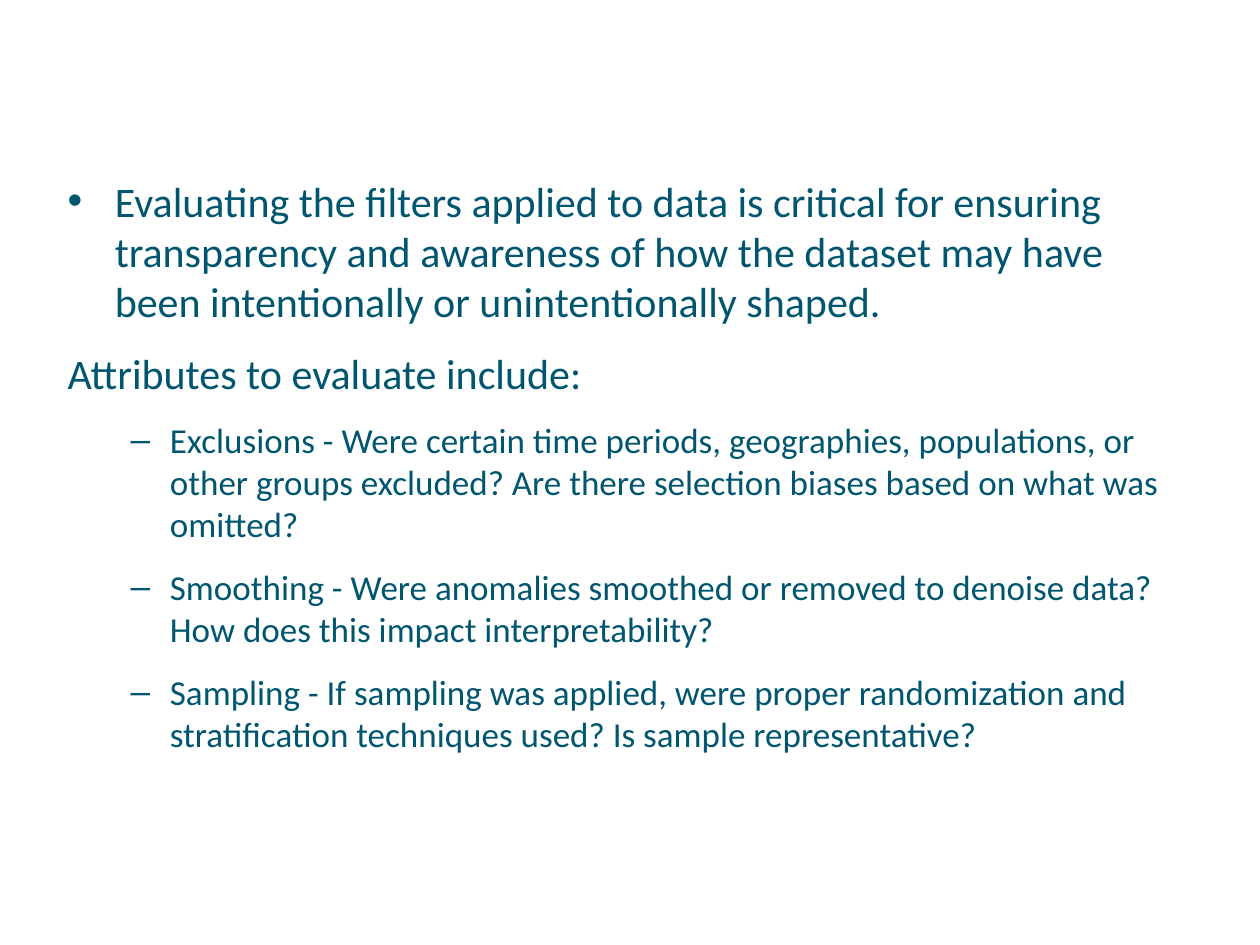
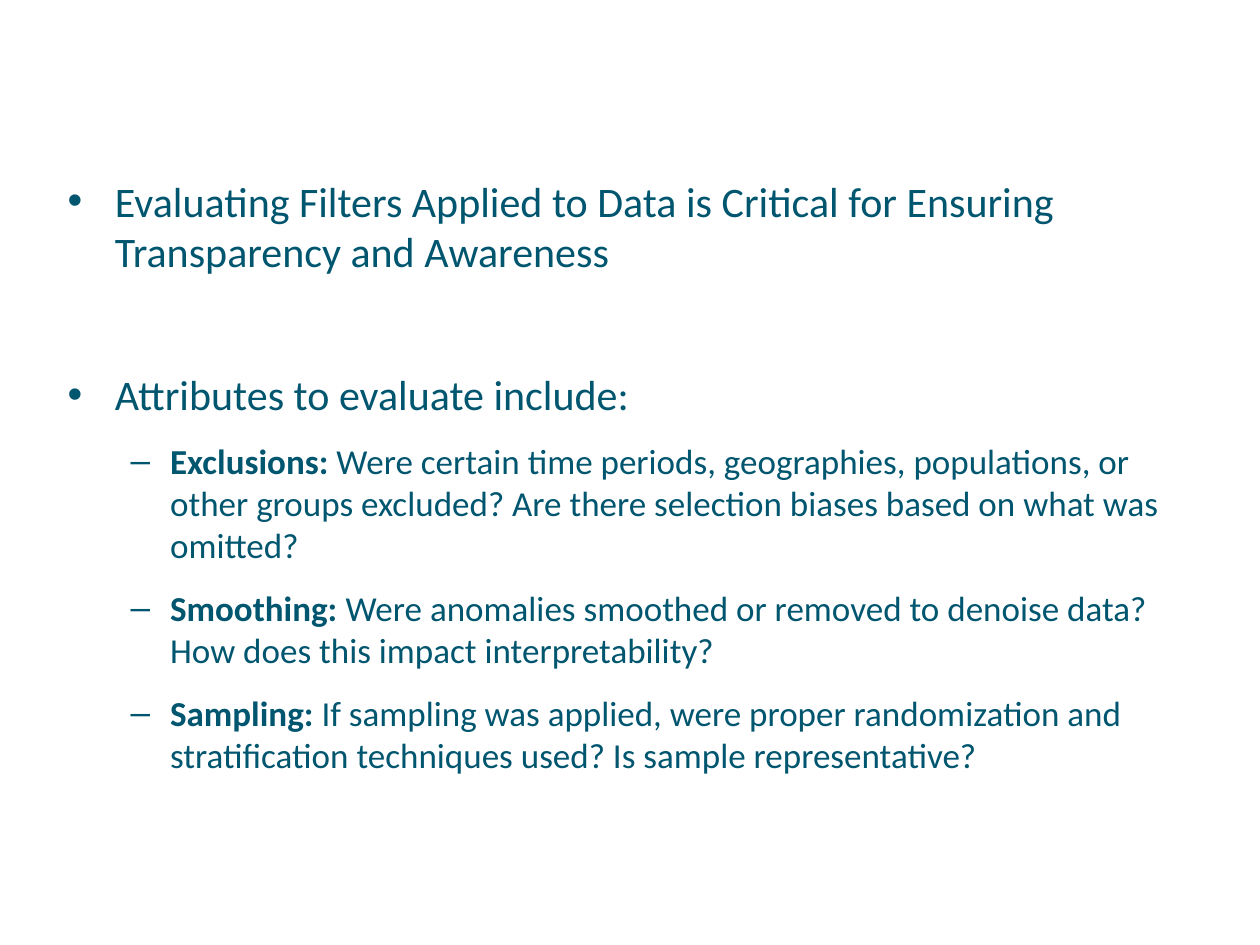
Before and after one commit to a099954/ABC-Program, a slide deck: slide 13 of Data Literacy/Day 2 Questioning Data /02-Questioning Data - Final.pptx (slide 16 before the commit). Drawn at 1260x945 pixels with LibreOffice and Linux fonts; fonts in the diff are those of the drawing; background and template pictures are left out. Boxes give left, top, right and bottom in pixels: in the first picture for what was removed or moved away, otherwise in the second. Text is boxed around its words. In the diff, an @@ line names an element or a change of style, - is before the commit and + after.

```diff
--- a/Data Literacy/Day 2 Questioning Data /02-Questioning Data - Final.pptx
+++ b/Data Literacy/Day 2 Questioning Data /02-Questioning Data - Final.pptx
@@ text at bbox=[115, 187, 1054, 274]: text changed @@
-• Evaluating the filters applied to data is critical for ensuring transparency and awareness of how the dataset may have been intentionally or unintentionally shaped.
+• Evaluating Filters Applied to Data is Critical for Ensuring Transparency and Awareness
@@ text at bbox=[115, 380, 629, 411]: bullet none to • @@
@@ text at bbox=[170, 449, 1158, 774]: text changed @@
-  – Exclusions - Were certain time periods, geographies, populations, or other groups excluded? Are there selection biases based on what was omitted?
-  – Smoothing - Were anomalies smoothed or removed to denoise data? How does this impact interpretability?
-  – Sampling - If sampling was applied, were proper randomization and stratification techniques used? Is sample representative?
+  – Exclusions: Were certain time periods, geographies, populations, or other groups excluded? Are there selection biases based on what was omitted?
+  – Smoothing: Were anomalies smoothed or removed to denoise data? How does this impact interpretability?
+  – Sampling: If sampling was applied, were proper randomization and stratification techniques used? Is sample representative?
```
Also in this commit, not shown: 22 other slides changed, 8 slides added, 6 slides removed, 6 other files.
